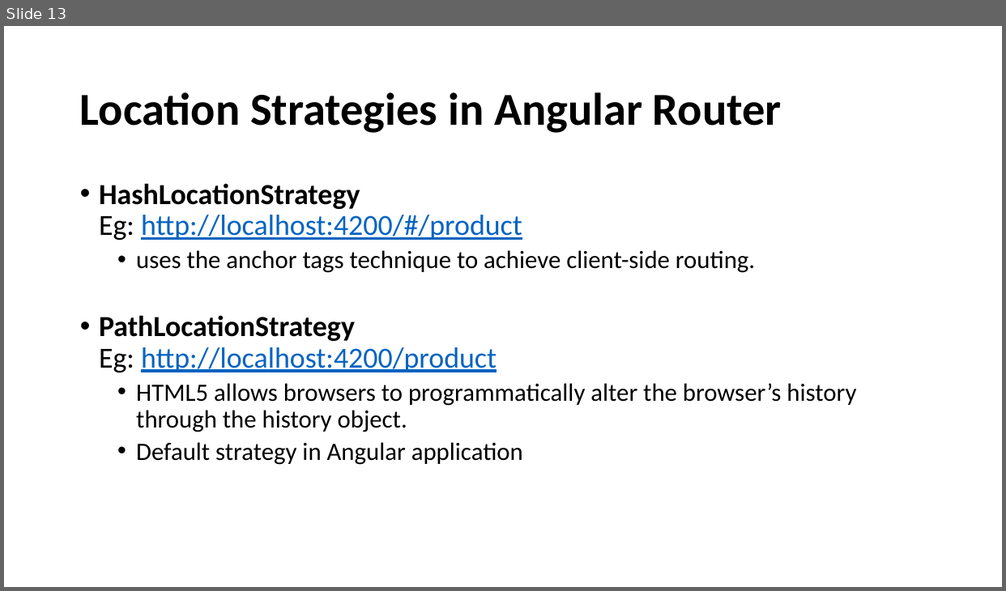
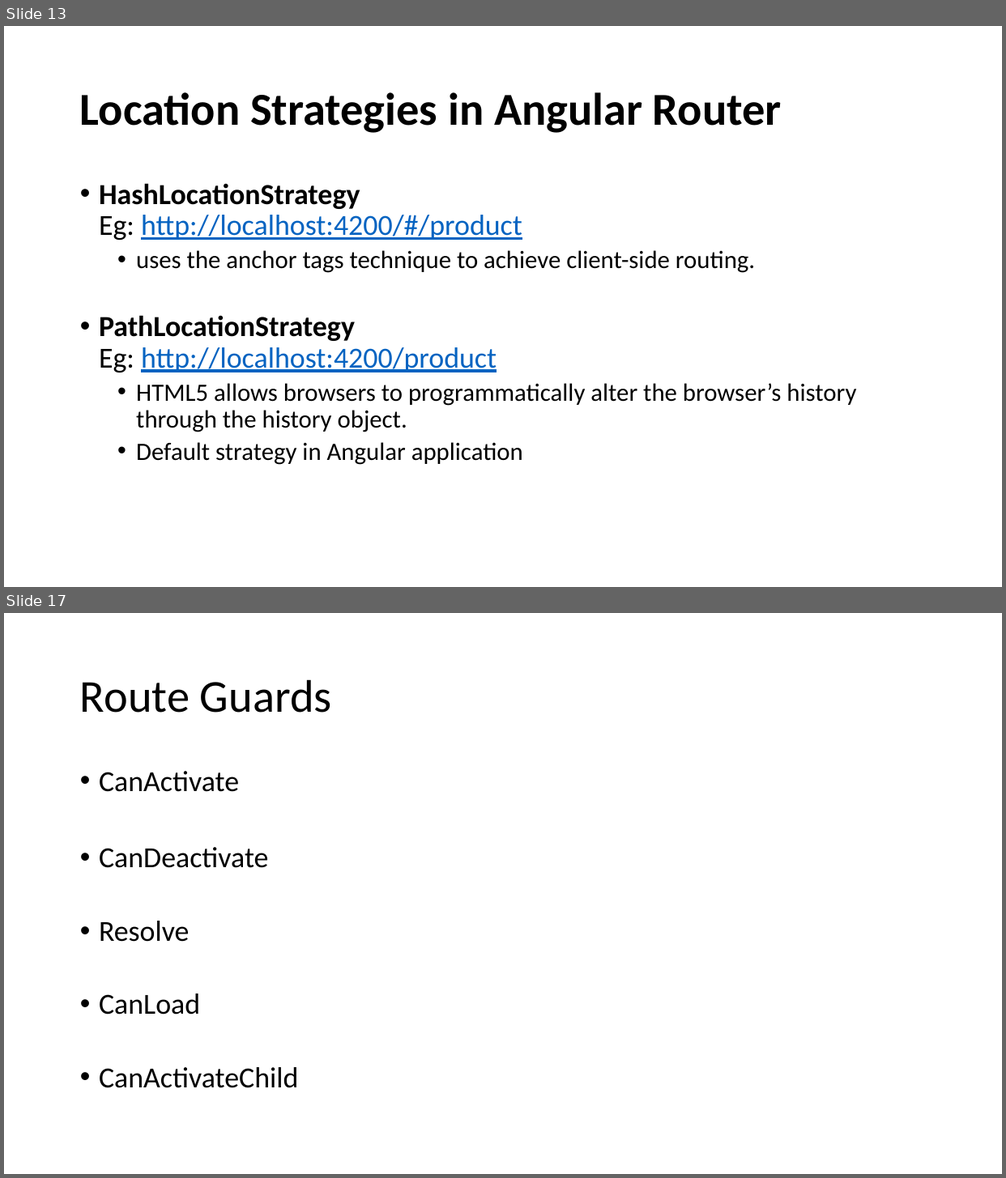
Before and after one commit to simhaabhijit/Angular-Training-Intermediate, a slide deck: Angular Intermediate Level Training PPT.pptx. Shown one above the other, each under a label of ours: slide 13 before the commit, slides 13 and 17 after it; the slides between them are not shown. The pictures are 1006x591 and 1006x1178 pixels, drawn with LibreOffice and Linux fonts; fonts in the diff are those of the drawing. Boxes give left, top, right and bottom in pixels: in the first picture for what was removed or moved away, otherwise in the second. Text is boxed around its words. In the diff, an @@ line names an element or a change of style, - is before the commit and + after.

```diff
--- a/Angular Intermediate Level Training PPT.pptx
+++ b/Angular Intermediate Level Training PPT.pptx
@@ slide 17 added at (4, 613, 1002, 1174), background #FFFFFF @@
@@ title added at (80, 679, 332, 713), 44 pt, text #000000 @@
+Route Guards
@@ text added at (99, 771, 298, 1088), 28 pt, text #000000 @@
+• CanActivate
+• CanDeactivate
+• Resolve
+• CanLoad
+• CanActivateChild
```
Also in this commit, not shown: 4 other slides added, 24 other files.
